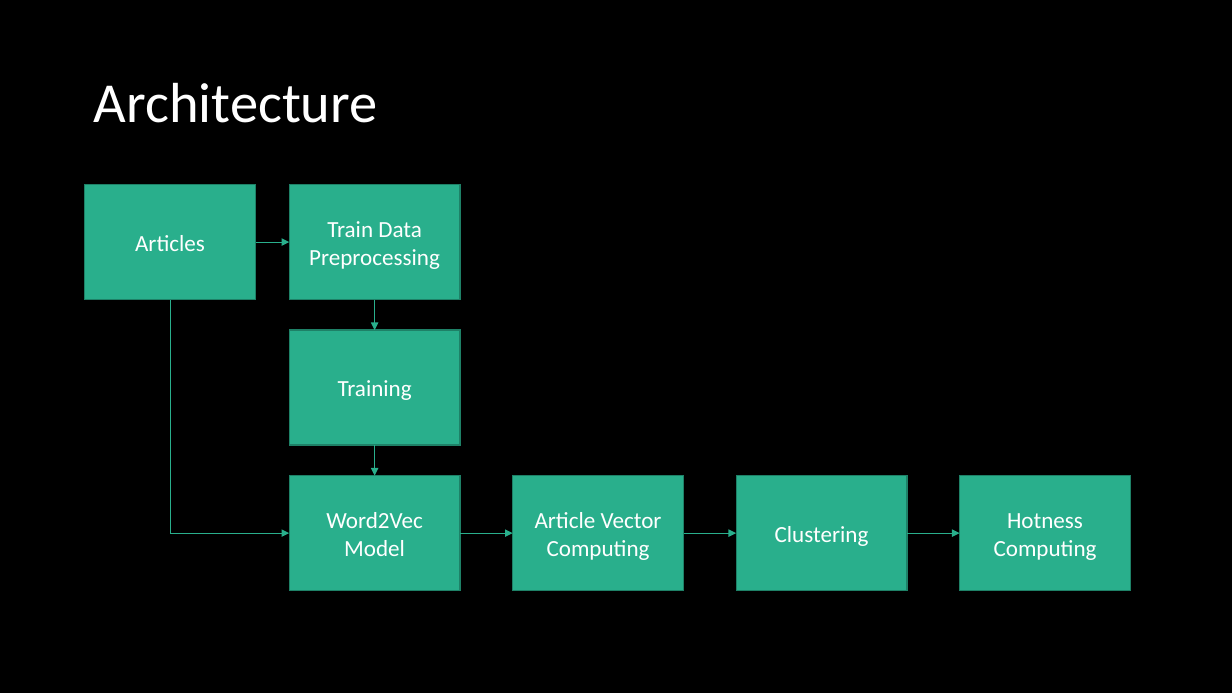
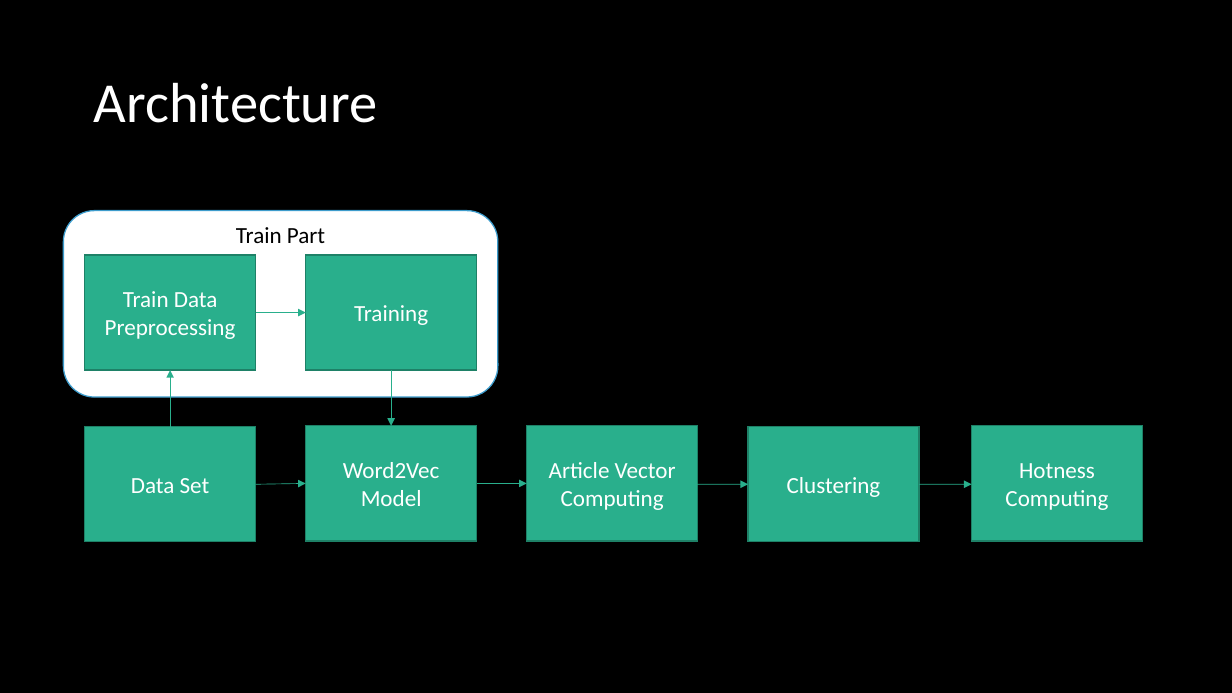
Before and after one commit to ZhongTing/HotTopicDetection, a slide deck: slide 4 of Hot-Topic-Detection.pptx. Drawn at 1232x693 pixels with LibreOffice and Linux fonts; fonts in the diff are those of the drawing. Boxes give left, top, right and bottom in pixels: in the first picture for what was removed or moved away, otherwise in the second. Text is boxed around its words. In the diff, an @@ line names an element or a change of style, - is before the commit and + after.

```diff
--- a/Hot-Topic-Detection.pptx
+++ b/Hot-Topic-Detection.pptx
@@ rectangle removed at [85,185,256,300] @@
-Articles
@@ rounded rectangle added at [64,211,498,397], fill #FFFFFF, outline #3D9CCC 1 pt, 18 pt, text #000000 @@
+Train Part
@@ rectangle "Train Data": place and size @@
-rectangle "Train Data" at [289,185,460,300]
+rectangle "Train Data" at [85,255,256,371]
@@ rectangle "Training": place and size @@
-rectangle "Training" at [289,330,460,445]
+rectangle "Training" at [306,255,477,371]
@@ elbow arrow removed from (170, 299) to (289, 533) @@
@@ arrow removed from (374, 299) to (374, 330) @@
@@ arrow moved from (256, 242) - (289, 242) to (256, 312) - (306, 312) @@
@@ arrow added from (170, 427) to (170, 371), #29AF8C 0.5 pt @@
@@ arrow moved from (374, 445) - (374, 476) to (391, 371) - (391, 426) @@
@@ rectangle added at [85,427,256,543], fill #29AF8C, outline #1E8168 1 pt, 18 pt, text #FFFFFF @@
+Data Set
@@ arrow added from (256, 484) to (306, 483), #29AF8C 0.5 pt @@
@@ 2 rectangles, 1 arrow: place and size @@
-2 rectangles, 1 arrow at [289,476,684,592]
+2 rectangles, 1 arrow at [306,426,698,542]
@@ 2 rectangles, 2 arrows: place and size @@
-2 rectangles, 2 arrows at [684,476,1131,592]
+2 rectangles, 2 arrows at [696,426,1142,543]
```
Also in this commit, not shown: 8 other slides changed, 19 slides added, 3 other files.
